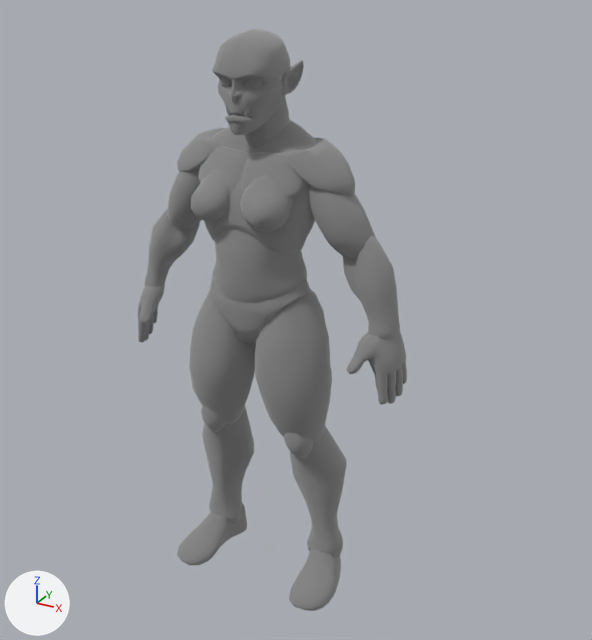
An edit to the FBX model server-file/public/models/characters/ORC_FEMALE/ORC_FEMALE.fbx, drawn before and after from the same camera.
Before and after are seen from a 50 mm camera at (1.74, -2.86, 2.79) aimed at (0.13, 0.07, 1.32). Lighting does not change. The marker at lower left points along +X, +Y and +Z.

Before the edit, the objects in view are built like this:
```python
me_orcfemale = bpy.data.meshes.new('OrcFemale')
me_orcfemale.from_pydata(...)  # 6764 vertices, 6728 faces; spans x -0.67..0.67, y -0.26..0.21, z 0.01..2.54
me_orcfemale.materials.append(mat_orcfemale)  # grey #bcbcbc
ob_orcfemale = bpy.data.objects.new('OrcFemale', me_orcfemale)
ob_orcfemale.location = (0.0, 0.0, 0.0)
```
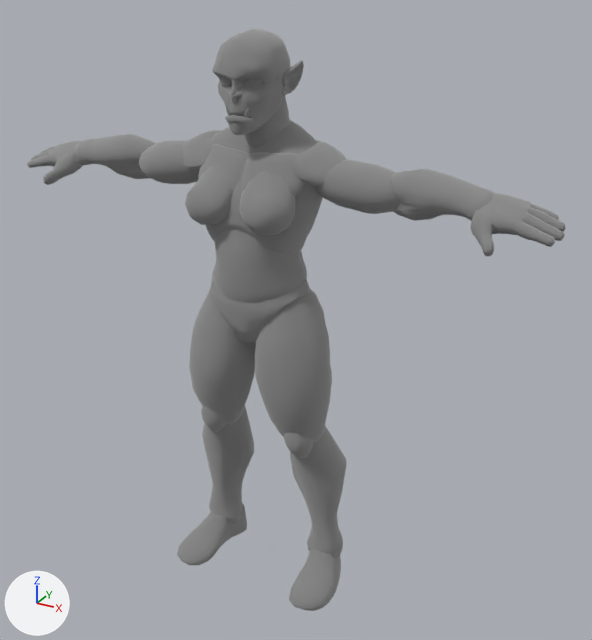
Location of each change, [x1, y1, x2, y2] in pixels of the pictures (592 x 640 px; the box of a moved part takes in the faces that stretch with it):
```json
{"object": "OrcFemale", "change": "reshaped", "before": [137, 29, 407, 611], "after": [27, 29, 566, 611], "on screen": "99% wider"}
{"part": 1, "of": "me_orcfemale", "change": "moved or reshaped", "before": [145, 208, 200, 287], "after": [74, 134, 156, 179]}
{"part": 2, "of": "me_orcfemale", "change": "moved or reshaped", "before": [137, 283, 165, 342], "after": [27, 140, 84, 185]}
{"part": 3, "of": "me_orcfemale", "change": "moved or reshaped", "before": [343, 235, 400, 340], "after": [391, 169, 495, 221]}
{"part": 4, "of": "me_orcfemale", "change": "moved or reshaped", "before": [346, 332, 407, 405], "after": [470, 193, 566, 256]}
{"part": 5, "of": "me_orcfemale", "change": "moved or reshaped", "before": [167, 127, 376, 260], "after": [139, 130, 400, 236]}
```

The change, as JSON lines over the scene's bpy script:
```json
{"block": "me_orcfemale", "where": "# used by ob_orcfemale; location = (0.0, 0.0, 0.0)"}
{"op": "remove", "block": "me_orcfemale", "code": "me_orcfemale.from_pydata(...)  # 6764 vertices, 6728 faces; spans x -0.67..0.67, y -0.26..0.21, z 0.01..2.54"}
{"op": "add", "block": "me_orcfemale", "code": "me_orcfemale.from_pydata(...)  # 6779 vertices, 6752 faces; spans x -1.25..1.25, y -0.26..0.21, z 0.01..2.54"}
{"block": "me_orcfemale", "change": "me_orcfemale part 1: the loose piece of 210 vertices spanning x -0.64..-0.37, y -0.07..0.13, z 1.36..1.78 is turned 67.3 degrees about the y axis through its middle, then moved by (-0.25, 0.0, 0.39)"}
{"block": "me_orcfemale", "change": "me_orcfemale part 2: the loose piece of 576 vertices spanning x -0.67..-0.5, y -0.2..0.07, z 1.09..1.41 is turned 67.3 degrees about the y axis through its middle, then moved by (-0.49, 0.0, 0.66)"}
{"block": "me_orcfemale", "change": "me_orcfemale part 3: the loose piece of 210 vertices spanning x 0.37..0.64, y -0.07..0.13, z 1.36..1.78 is turned -67.3 degrees about the y axis through its middle, then moved by (0.25, 0.0, 0.39)"}
{"block": "me_orcfemale", "change": "me_orcfemale part 4: the loose piece of 576 vertices spanning x 0.5..0.67, y -0.2..0.07, z 1.09..1.41 is turned -67.3 degrees about the y axis through its middle, then moved by (0.49, 0.0, 0.66)"}
{"block": "me_orcfemale", "change": "me_orcfemale part 5: 118 vertices moved from x -0.45..0.45, y -0.15..0.15, z 1.87..2.13 to x -0.45..0.45, y -0.15..0.15, z 1.87..2.12; 636 vertices removed from x -0.5..0.5, y -0.26..0.15, z 1.65..2.13; 636 vertices added at x -0.66..0.66, y -0.26..0.15, z 1.79..2.12"}
```
